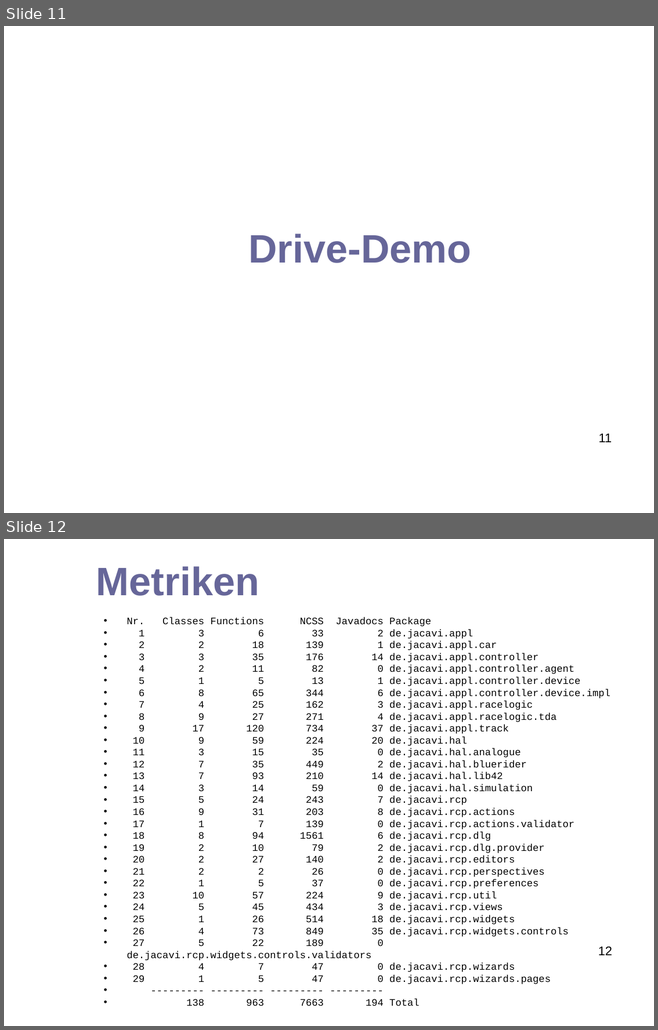
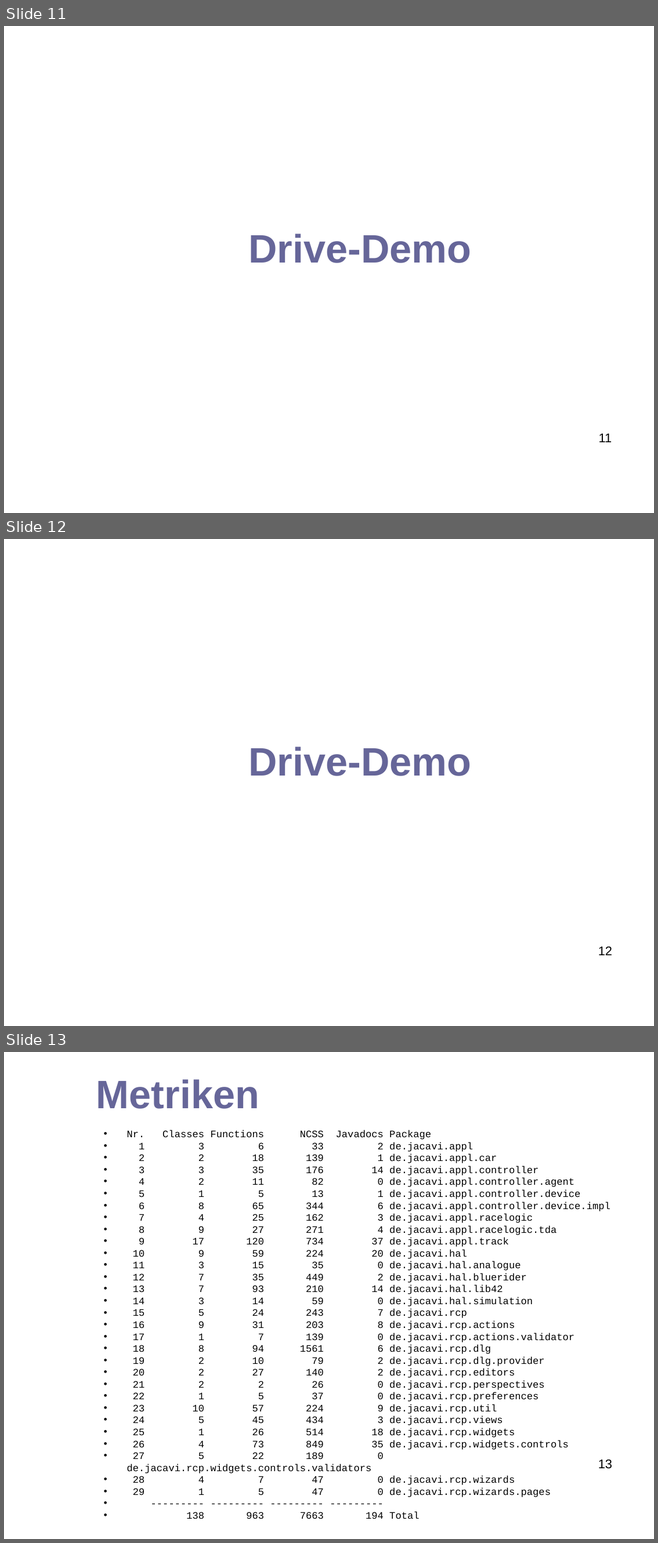
Before and after one commit to hheimbuerger/jacavi, a slide deck: docs/presentation documents/Abschlusspräsentation_JaCaVi.odp. Shown one above the other, each under a label of ours: slides 11 and 12 before the commit, slides 11, 12 and 13 after it. The pictures are 658x1030 and 658x1543 pixels, drawn with LibreOffice and Linux fonts; fonts in the diff are those of the drawing; background and template pictures are left out. Boxes give left, top, right and bottom in pixels: in the first picture for what was removed or moved away, otherwise in the second. Text is boxed around its words. In the diff, an @@ line names an element or a change of style, - is before the commit and + after.

Commit message:
[Fix for ticket #123] Final version of the presentation.

```diff
--- a/docs/presentation documents/Abschlusspräsentation_JaCaVi.odp
+++ b/docs/presentation documents/Abschlusspräsentation_JaCaVi.odp
@@ slide 12 added at box(4, 539, 654, 1026), background picture (left out) @@
@@ title added at box(248, 747, 471, 776), 44 pt, text #666699, bold @@
+Drive-Demo
@@ page number added at box(598, 946, 612, 955), 14 pt, text #000000 @@
+12
@@ what was slide 12 is now slide 13 @@
@@ page number at box(598, 1459, 612, 1469): text changed @@
-12
+13
```
